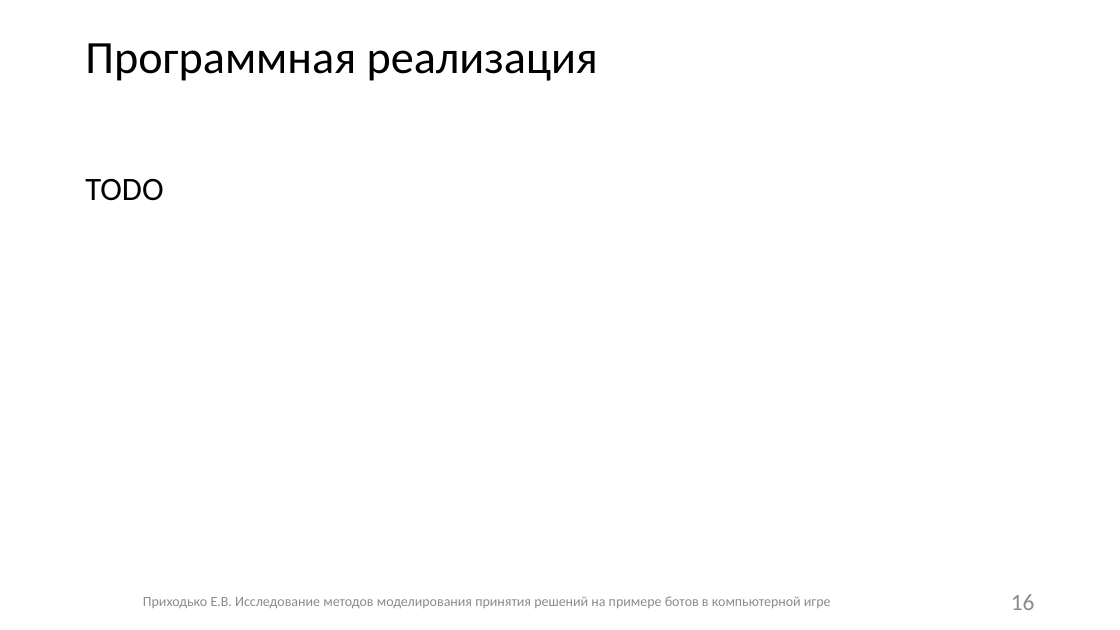
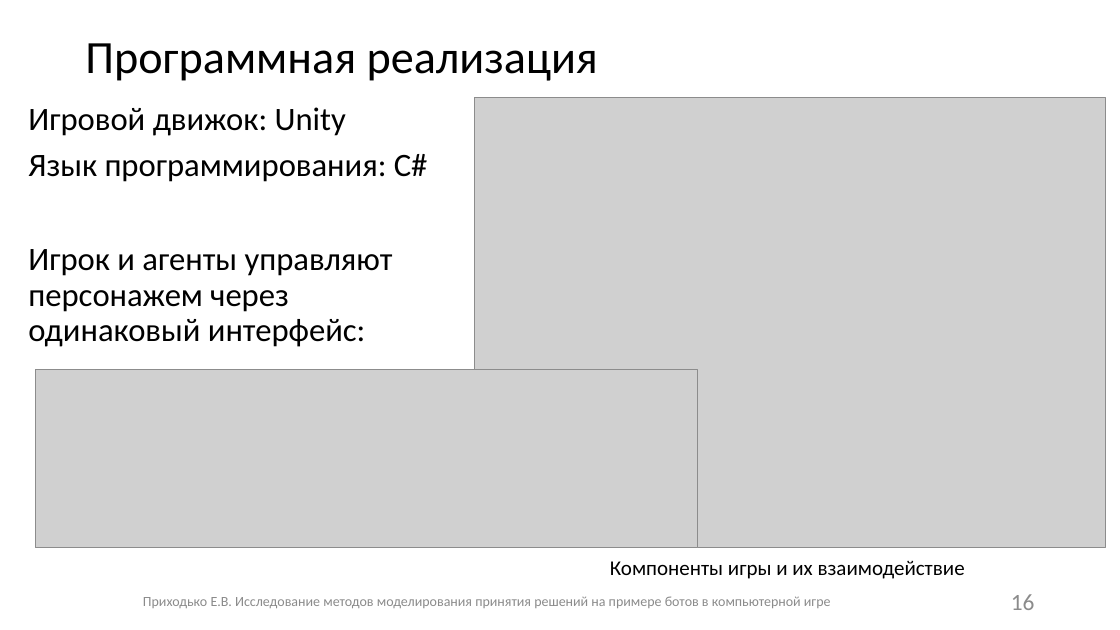
Before and after one commit to Fck-r-sns/Game_AI_thesis, a slide deck: slide 16 of Презентация.pptx. Drawn at 1120x630 pixels with LibreOffice and Linux fonts; fonts in the diff are those of the drawing; grey boxes stand for pictures. Boxes give left, top, right and bottom in pixels: in the first picture for what was removed or moved away, otherwise in the second. Text is boxed around its words. In the diff, an @@ line names an element or a change of style, - is before the commit and + after.

```diff
--- a/Презентация.pptx
+++ b/Презентация.pptx
@@ text added at box(28, 107, 428, 347), 28 pt, text #000000 @@
+Игровой движок: Unity
+Язык программирования: C#
+Игрок и агенты управляют персонажем через одинаковый интерфейс:
@@ picture added at box(474, 97, 1105, 548) @@
@@ text removed at box(85, 178, 163, 201) @@
-TODO
@@ picture added at box(35, 369, 698, 548) @@
@@ text added at box(610, 560, 965, 579), 18 pt, text #000000 @@
+Компоненты игры и их взаимодействие
```
Also in this commit, not shown: 3 other slides changed, 3 other files.
